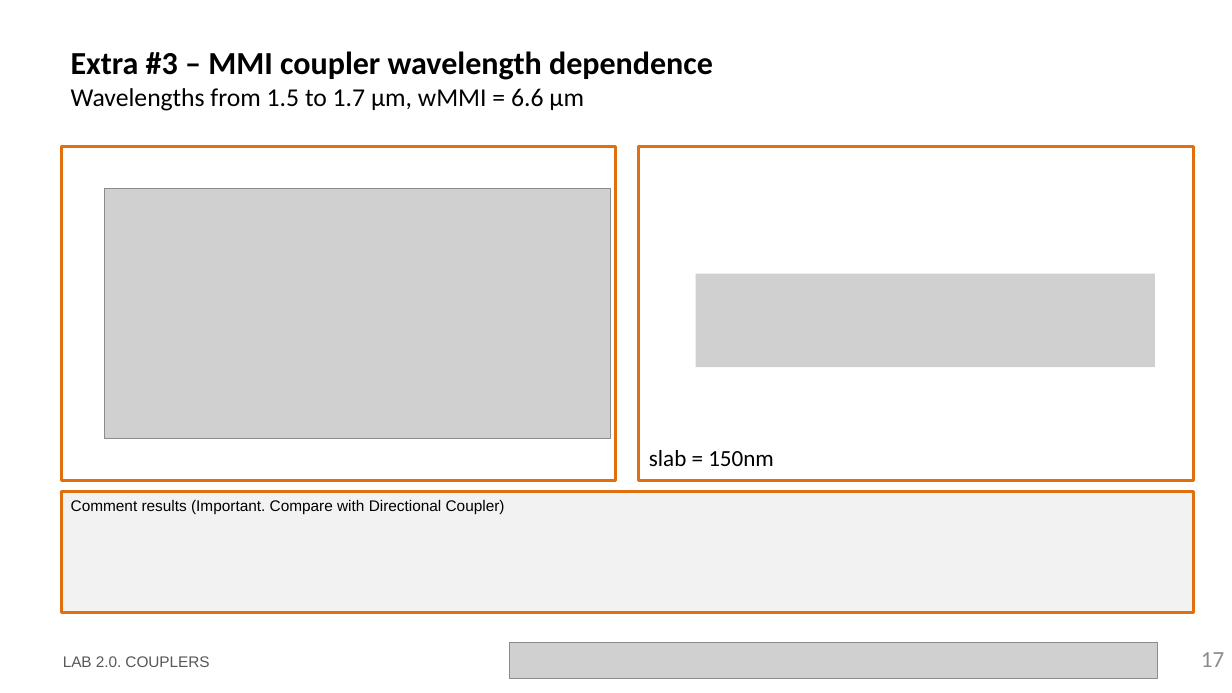
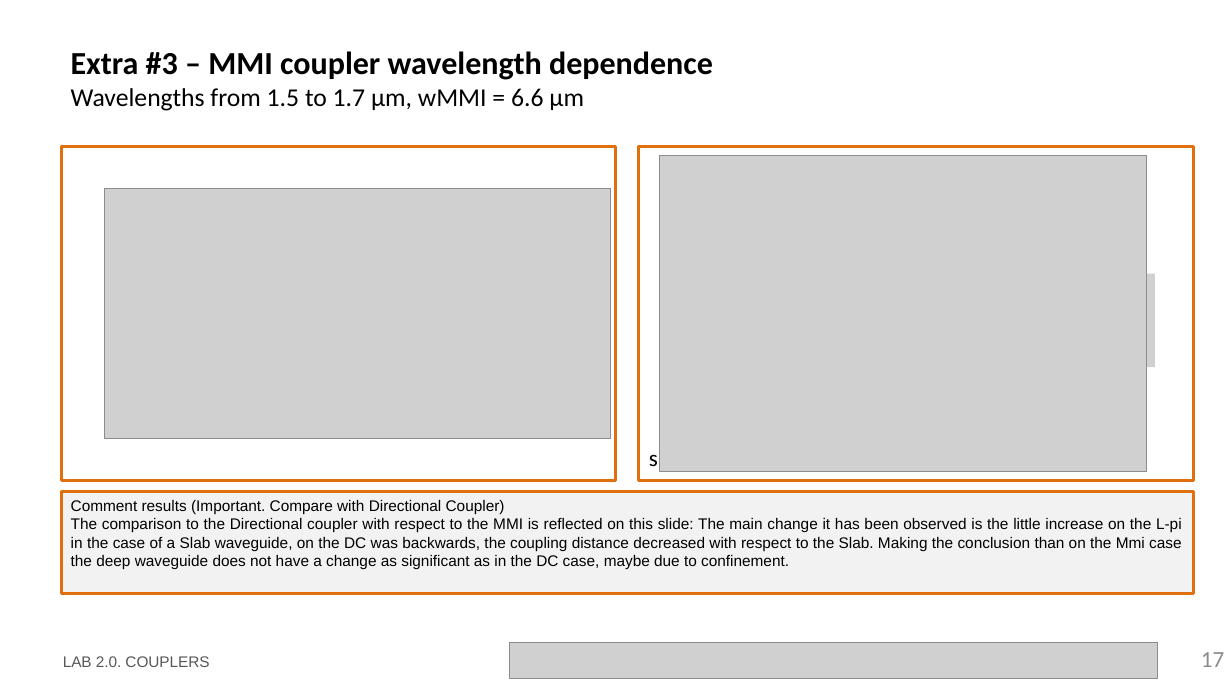
Before and after one commit to SergioC-upv/pic-upv-lab2, a slide deck: slide 17 of LabBook_20.pptx. Drawn at 1232x693 pixels with LibreOffice and Linux fonts; fonts in the diff are those of the drawing; grey boxes stand for pictures; background and template pictures are left out. Boxes give left, top, right and bottom in pixels: in the first picture for what was removed or moved away, otherwise in the second. Text is boxed around its words. In the diff, an @@ line names an element or a change of style, - is before the commit and + after.

```diff
--- a/LabBook_20.pptx
+++ b/LabBook_20.pptx
@@ picture added at [660, 155, 1147, 471] @@
@@ rectangle "Comment results (Important. Compare with ...": place and size @@
-rectangle "Comment results (Important. Compare with ..." at [62, 492, 1194, 613]
+rectangle "Comment results (Important. Compare with ..." at [62, 492, 1194, 594]
@@ text in rectangle at [71, 518, 1182, 570]: paragraph added @@
+The comparison to the Directional coupler with respect to the MMI is reflected on this slide: The main change it has been observed is the little increase on the L-pi in the case of a Slab waveguide, on the DC was backwards, the coupling distance decreased with respect to the Slab. Making the conclusion than on the Mmi case the deep waveguide does not have a change as significant as in the DC case, maybe due to confinement.
```
Also in this commit, not shown: 11 other slides changed.
